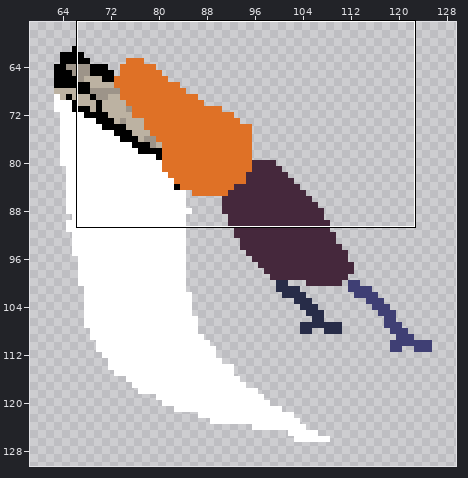
Two states of a pixel-art file, Assets/Graphics/Enemies/VultureBoss/BirdBoss.aseprite. Above: a wide view before the commit, with the close-up outlined.
Close-up. The starting point:
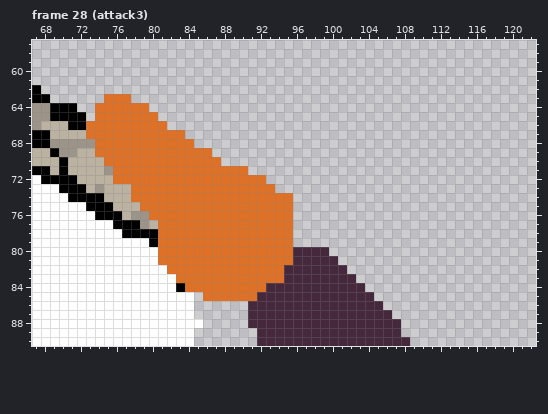
224x160 pixels, 37 frames. Shown: frame 28 (attack3): x 67..122, y 57..90. The wide view leaves out empty margins. The commit also changed other frames or places, which this record leaves out.
And afterwards:
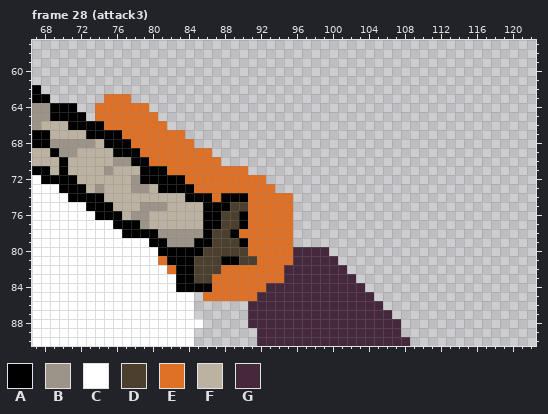
Palette (. is transparent): A #000000  B #9d9489  C #ffffff  D #4c3f2e  E #df7126  F #bcb2a2  G #45283c
From old to new:
Frame 28 (attack3):
y 66: x 73..74 EE -> AA
y 67: x 73..76 EEEE -> AAAA
y 68: x 74..77 EEEE -> FAAA
y 69: x 74..78 EEEEE -> FFAAA
y 70: x 75..79 EEEEE -> FBBAA
y 71: x 76..81 EEEEEE -> FFFAAA
y 72: x 76..83 EEEEEEEE -> FFBAAAAA
y 73: x 78..84 EEEEEEE -> BBFAAAA
y 74: x 78..86 EEEEEEEEE -> FFFFFFAAA; x 88..90 EEE -> AAA
y 75: x 79..90 EEEEEEEEEEEE -> BBBFFFFAAADD
y 76: x 80..90 EEEEEEEEEEE -> FFFFFFAADDA
y 77: x 81..90 EEEEEEEEEE -> FFFFFAADDA
y 78: x 81..89 EEEEEEEEE -> BBBBBADDA
y 79: x 81..90 EEEEEEEEEE -> ABBBAADDDA
y 80: x 81..90 EEEEEEEEEE -> AAAAADDDDD
y 81: x 82..91 EEEEEEEEEE -> AAADDDAADD
y 82: x 83..87 EEEEE -> AADDD
y 83: x 83..86 EEEE -> AADD
y 84: x 84..86 EEE -> AAA
